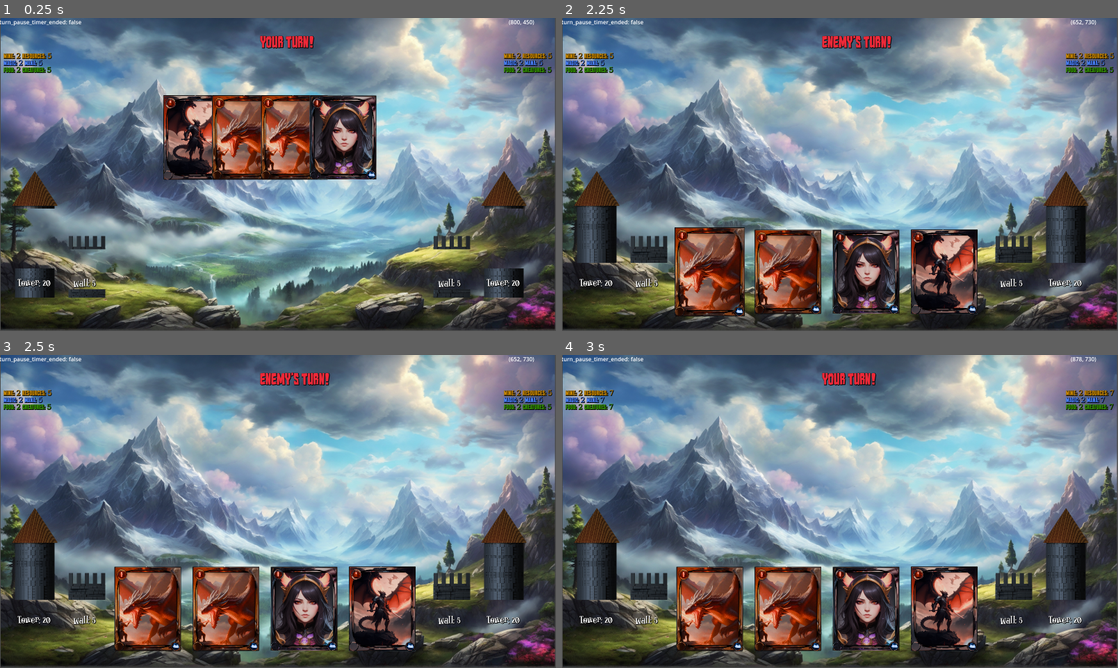
Above: before the commit, frames 1-4 (two rows, left to right).
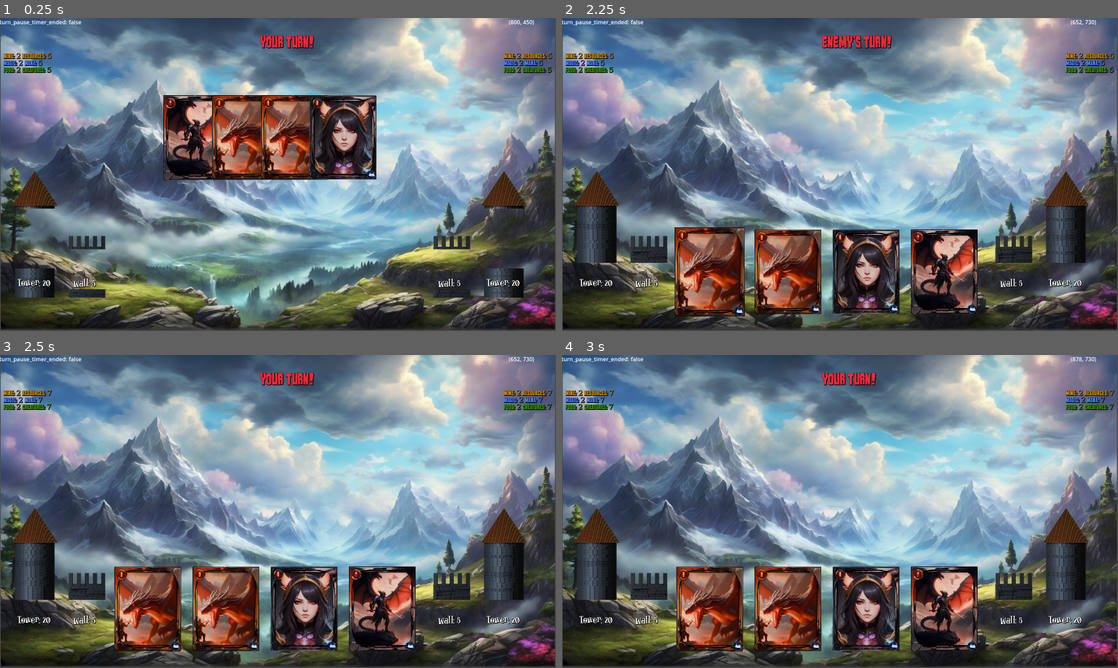
Above: after the commit, the same moments.

Repository: cylynnx/towermage
Game: Godot game, scene res://scenes/level.tscn
Same seed, same stepped clock (60 frames per second), same inputs: the game is played once before the commit and once after it.
Inputs (mouse positions are in pixels of both pictures, inside the frame that each line leads up to):
- Up to frame 1 (0.25 s): no input
- Up to frame 2 (2.25 s): move the mouse to (712, 271) at 0.52 s; click (712, 271) at 0.6 s; right-click (712, 271) at 0.8 s; move the mouse to (717, 271) at 1.27 s; right-click (717, 271) at 1.35 s; click (717, 271) at 1.55 s; tap Enter at 2 s; move the mouse to (789, 271) at 2.02 s; click (789, 271) at 2.1 s
- Up to frame 3 (2.5 s): right-click (227, 608) at 2.3 s
- Up to frame 4 (3 s): tap Space at 2.75 s; move the mouse to (867, 608) at 2.77 s; right-click (867, 608) at 2.85 s

Frames 1-2 are identical in both runs. In frame 3, 0.5% of the frame differs, in the area x 6-100%, y 5-18%; in frame 4, nothing differs.

Commit message:
nice commit bro

Diff:
--- a/scenes/game.gd
+++ b/scenes/game.gd
@@ -193,11 +193,11 @@
 		Globals.turn_ended = true
 		if Globals.turn_ended:
 			hand_over_turn()
-			$Timers/TurnPauseTimer.start()
 
 func next_turn():
-	if Globals.current_player == player:
+	if Globals.current_player == player and turn_pause_timer_ended:
 		Globals.turn_ended = false
+		turn_pause_timer_ended = false
 
 	elif Globals.current_player == enemy and turn_pause_timer_ended:
 		delete_enemy_card()
@@ -228,7 +228,7 @@
 func update_game() -> void:
 	if enemy_card_on_screen and fade_out_card:
 		if $EnemyCard.get_child_count():
-			fade_card($EnemyCard.get_child(0))
+			fade_card($EnemyCard.get_child(0), 1.5)
 		enemy_card_on_screen = false
 		fade_out_card = false
 
@@ -244,9 +244,9 @@
 	elif Globals.current_player == enemy:
 		$UI/Msg.text ="ENEMY'S TURN!"
 
-func fade_card(card: Card) -> void:
+func fade_card(card: Card, rate: float) -> void:
 	var t = create_tween()
-	t.tween_property(card, "modulate", Color(0, 0, 0, 0), 1.5)
+	t.tween_property(card, "modulate", Color(1, 1, 1, 0), rate)
 
 func interactive_cards() -> void:
 	if Globals.current_card and Globals.current_card.card_owner == player:
@@ -272,7 +272,6 @@
 		delete_card(card)
 		update_player_hand()
 		hand_over_turn()
-		$Timers/TurnPauseTimer.start()
 
 func _input(event):
 	if event.is_action_released("left_click"):
@@ -295,6 +294,7 @@
 	else:
 		Globals.current_player = player
 		Globals.current_enemy = enemy
+	$Timers/TurnPauseTimer.start()
 
 func _process(_delta):
 	debug_get_card_info(Globals.current_card)
--- a/scenes/level.tscn
+++ b/scenes/level.tscn
@@ -56,8 +56,11 @@
 offset_bottom = 73.0
 label_settings = SubResource("LabelSettings_go3km")
 
+[node name="FadeOutCardTimer" parent="Timers" index="0"]
+wait_time = 2.612
+
 [node name="TurnPauseTimer" parent="Timers" index="1"]
-wait_time = 2.0
+wait_time = 1.5
 one_shot = true
 
 [connection signal="timeout" from="Timers/TurnPauseTimer" to="." method="_on_turn_pause_timer_timeout"]
